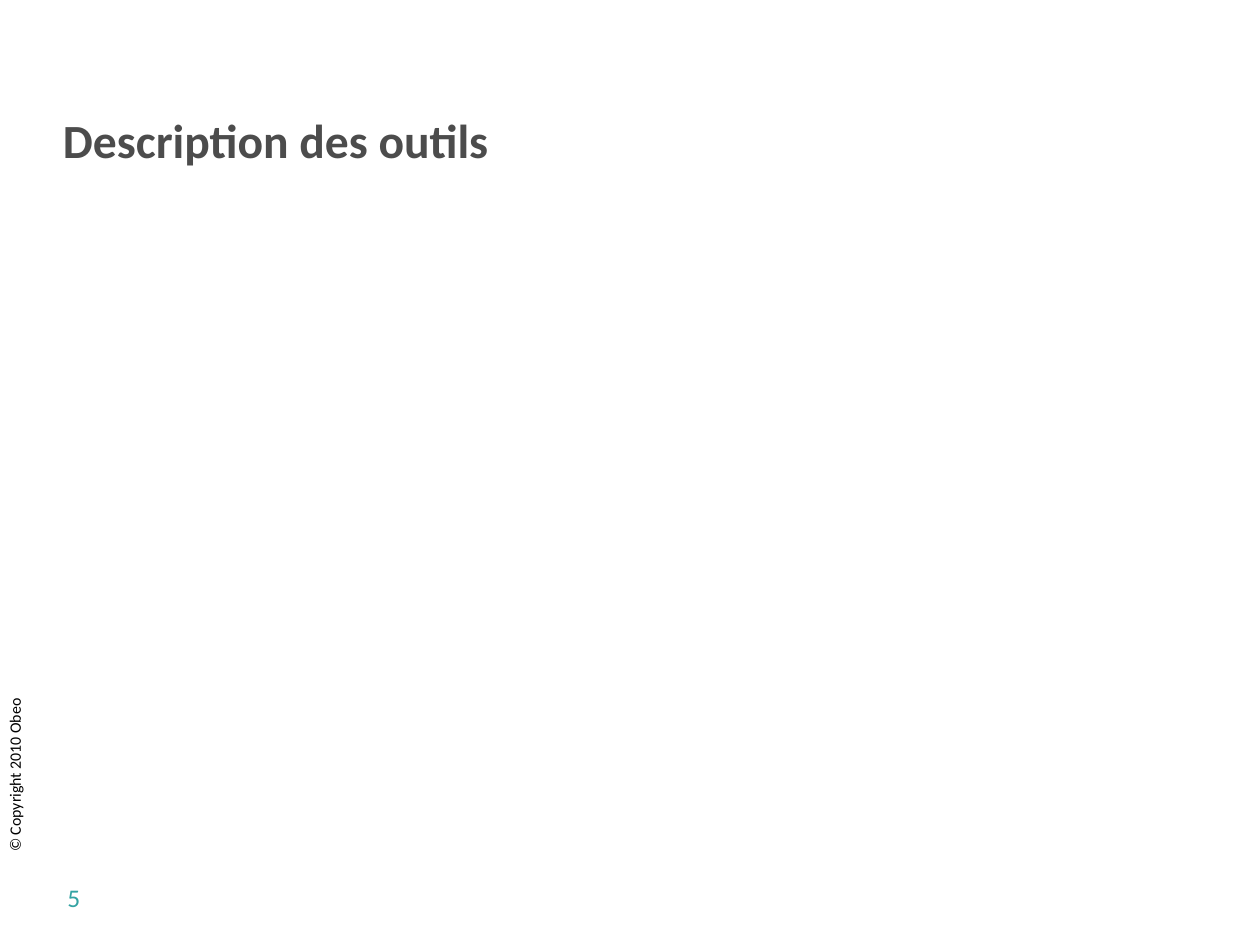
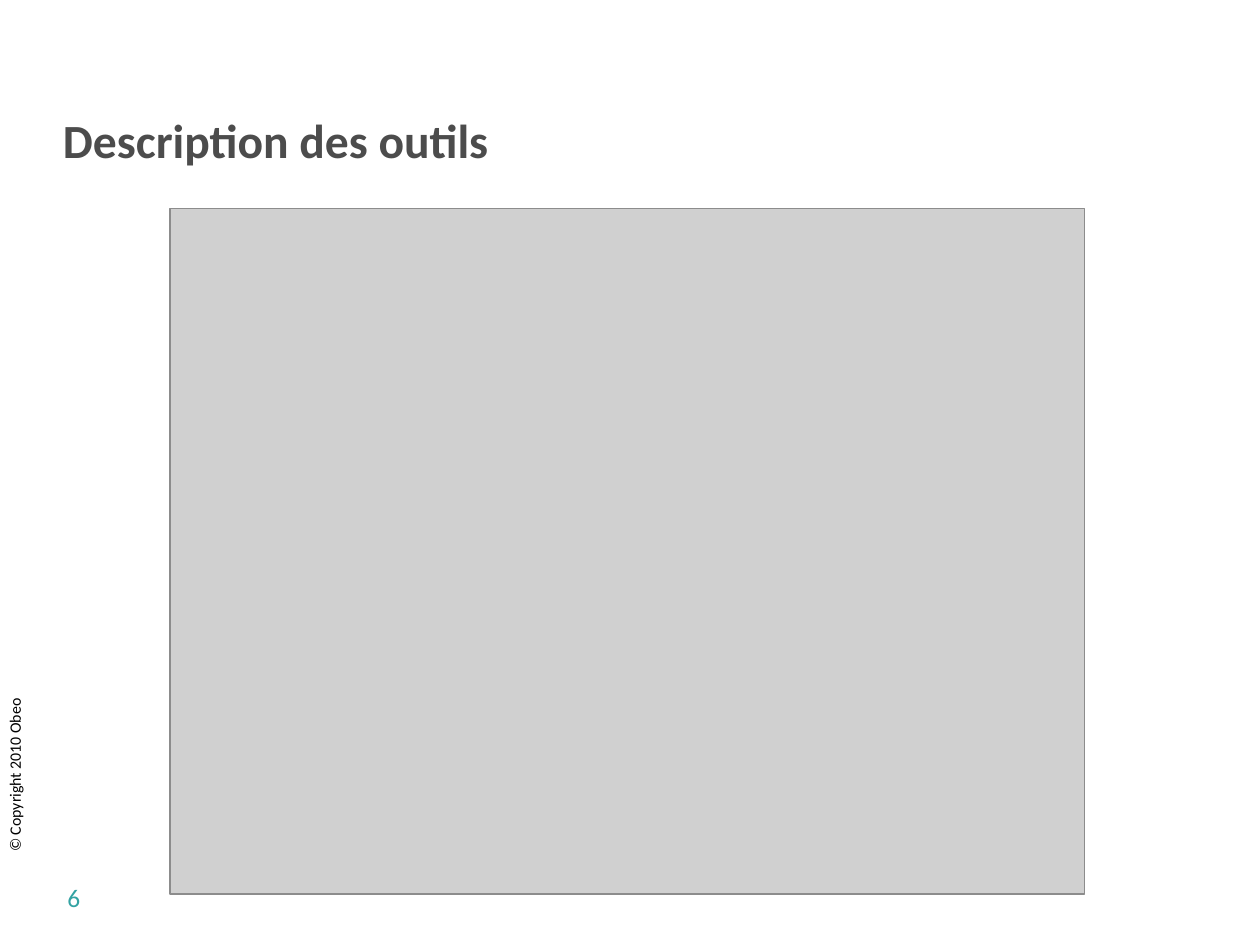
Before and after one commit to sbegaudeau/acceleo-tutorial, a slide deck: slide 6 of documentation/org.eclipse.acceleo.tutorial.slides/breizhcamp/Acceleo Tutorial Breizhcamp.odp (slide 5 before the commit). Drawn at 1260x945 pixels with LibreOffice and Linux fonts; fonts in the diff are those of the drawing; grey boxes stand for pictures; background and template pictures are left out. Boxes give left, top, right and bottom in pixels: in the first picture for what was removed or moved away, otherwise in the second. Text is boxed around its words. In the diff, an @@ line names an element or a change of style, - is before the commit and + after.

Commit message:
Updated tutorial description.

```diff
--- a/documentation/org.eclipse.acceleo.tutorial.slides/breizhcamp/Acceleo Tutorial Breizhcamp.odp
+++ b/documentation/org.eclipse.acceleo.tutorial.slides/breizhcamp/Acceleo Tutorial Breizhcamp.odp
@@ picture added at (x1=170, y1=208, x2=1085, y2=894) @@
@@ page number at (x1=67, y1=890, x2=80, y2=907): text changed @@
-5
+6
```
Also in this commit, not shown: 3 other slides changed, 6 slides added, 4 slides removed, 1 other file.
